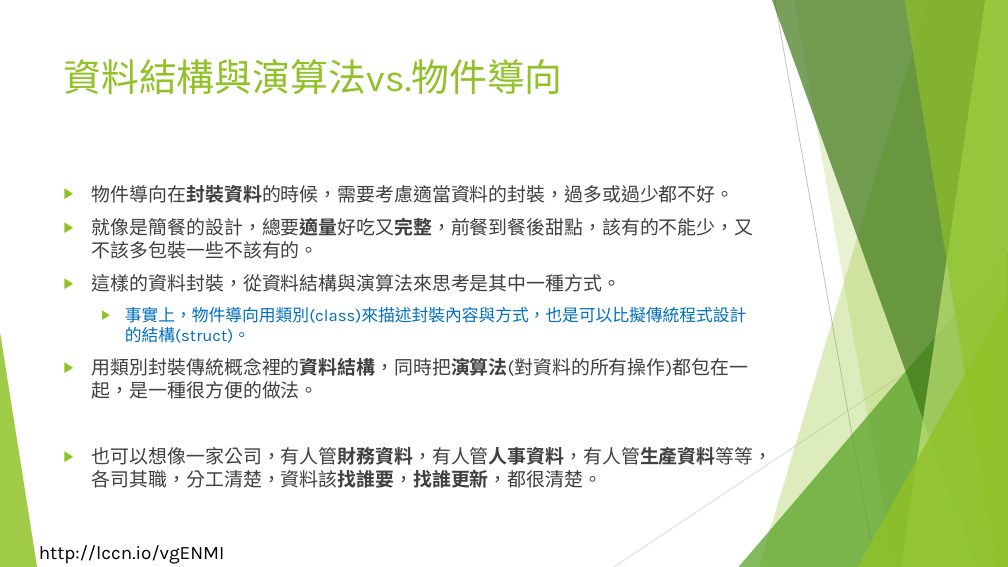
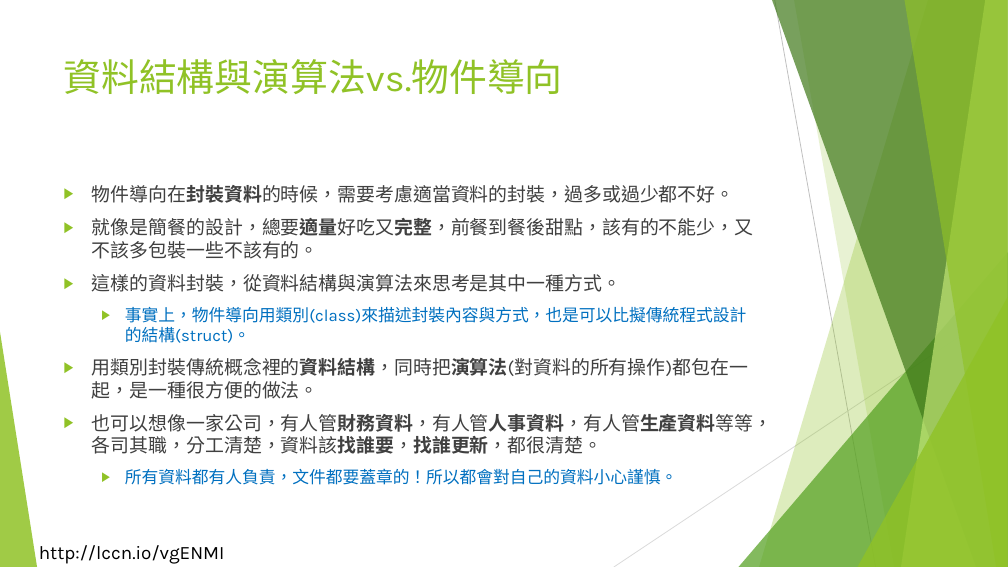
Before and after one commit to liulawsi/My_PPTs, a slide deck: slide 6 of LCC/Java/10_物件導向程式設計.pptx. Drawn at 1008x567 pixels with LibreOffice and Linux fonts; fonts in the diff are those of the drawing; background and template pictures are left out. Boxes give left, top, right and bottom in pixels: in the first picture for what was removed or moved away, otherwise in the second. Text is boxed around its words. In the diff, an @@ line names an element or a change of style, - is before the commit and + after.

```diff
--- a/LCC/Java/10_物件導向程式設計.pptx
+++ b/LCC/Java/10_物件導向程式設計.pptx
@@ text at (x1=125, y1=468, x2=677, y2=485): paragraph added @@
+  ▶ 所有資料都有人負責，文件都要蓋章的！所以都會對自己的資料小心謹慎。
```
Also in this commit, not shown: 10 other slides changed, 1 slide added.
